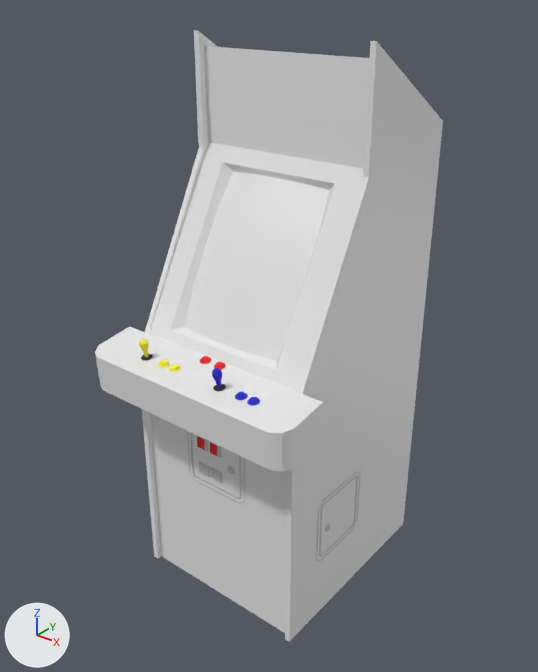
What one commit did to the Blender file Assets/_Project/AddressableResources/Games/Magic/magic-deniro-90-vert.blend.
Before and after are seen from a camera (50 mm lens) standing at (1.4, -1.77, 2.02) and looking at (0.0, -0.01, 0.92). The lights are fixed; the arrows at lower left show +X, +Y and +Z.

Objects in the first picture: 'magic-deniro-90-vert', 'magic-deniro-90-vert_generic', 'magic-deniro-90-vert_marquee', 'magic-deniro-90-vert_screen'.
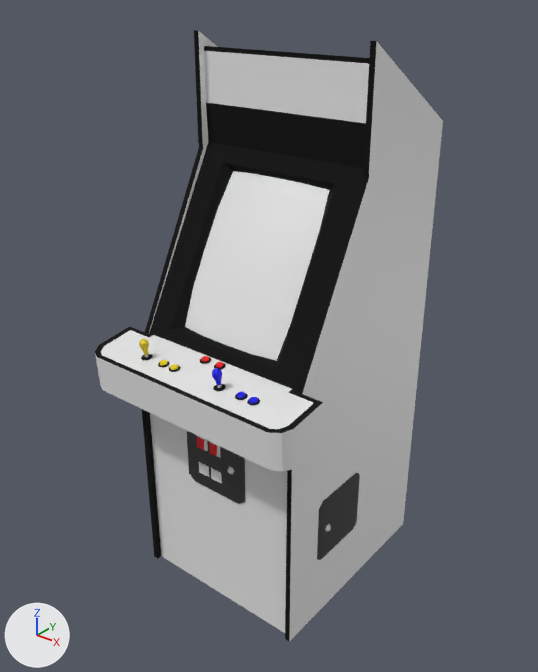
Where the newer file only moved an object's origin or applied its transform, the numbers keep the older frame.

Boxes (x1, y1, x2, y2) around the edits, measured in the pictures (538 x 672 px; the box of a moved part takes in the faces that stretch with it):
'magic-deniro-90-vert', recoloured, reshaped (white to black)
    both: (95, 30, 377, 641)
part 1 of me_magic_deniro_90_vert, deleted
    before: (314, 463, 363, 569)
part 2 of me_magic_deniro_90_vert, moved or reshaped
    both: (130, 142, 363, 641)
part 3 of me_magic_deniro_90_vert, recoloured
    both: (141, 354, 260, 405)
part 4 of me_magic_deniro_90_vert, recoloured
    both: (145, 355, 330, 531)
part 5 of me_magic_deniro_90_vert, recoloured
    both: (201, 356, 224, 456)
part 6 of me_magic_deniro_90_vert, recoloured
    both: (139, 339, 178, 370)
part 7 of me_magic_deniro_90_vert, recoloured
    both: (212, 368, 258, 403)
part 8 of me_magic_deniro_90_vert, recoloured (grey to black)
    both: (195, 475, 358, 557)
part 9 of me_magic_deniro_90_vert_003, cut back
    both: (101, 31, 380, 642)

What changed in the scene script:
```text
Change mat_denirosmagicblack:
    mat_denirosmagicblack.base_color: (0.8, 0.8, 0.8) -> (0.00902, 0.00902, 0.00902)  # white #e7e7e7 -> black #181818
Add mat_denirosmagicblue:
    mat_denirosmagicblue = principled_material('denirosmagicblue')
    mat_denirosmagicblue.base_color = (0.00021, 0.0, 0.8)  # blue #0100e7
Add mat_denirosmagicchrome:
    mat_denirosmagicchrome = principled_material('denirosmagicchrome')
    mat_denirosmagicchrome.base_color = (0.8, 0.8, 0.8)  # white #e7e7e7
    mat_denirosmagicchrome.roughness = 0.0
    mat_denirosmagicchrome.specular_ior_level = 1.0
Add mat_denirosmagicyellow:
    mat_denirosmagicyellow = principled_material('denirosmagicyellow')
    mat_denirosmagicyellow.base_color = (0.8, 0.604, 0.0)  # yellow #e7cc00
Add mat_denirosmagicmetalblack:
    mat_denirosmagicmetalblack = principled_material('denirosmagicmetalblack')
    mat_denirosmagicmetalblack.base_color = (0.0134, 0.0134, 0.0134)  # black #1f1f1f
    mat_denirosmagicmetalblack.roughness = 0.0
    mat_denirosmagicmetalblack.specular_ior_level = 1.0
Add mat_denirosmagicred:
    mat_denirosmagicred = principled_material('denirosmagicred')
    mat_denirosmagicred.base_color = (0.8, 0.0, 0.00666)  # red #e70013
Change me_magic_deniro_90_vert:
    remove me_magic_deniro_90_vert.from_pydata(...)  # 539 vertices, 473 faces; spans x -0.4..0.4, y -0.46..0.45, z 0.0..1.86
    add me_magic_deniro_90_vert.from_pydata(...)  # 553 vertices, 473 faces; spans x -0.4..0.4, y -0.46..0.45, z 0.0..1.86
    me_magic_deniro_90_vert part 1: the loose piece of 4 vertices spanning x 0.33, y -0.18..0.09, z 0.22..0.5 is deleted
    me_magic_deniro_90_vert part 2
    14 vertices are removed from x -0.13..0.33, y -0.31..0.45, z 0.23..0.72
    99 faces are deleted
    1 vertex moves within x 0.06, y -0.3, z 0.58
    26 vertices are added at x -0.32..0.33, y -0.31..0.45, z 0.0..0.71
    6 new vertices lie (0.0, 0.0, -0.1) away from vertices in x -0.12..0.13, y -0.3..-0.29, z 0.68
    44 new faces join them, mat_denirosmagicmetalblack (black #1f1f1f)
    25 new faces join them, mat_denirosmagicblack (black #181818)
    30 new faces join them, mat_denirosmagicchrome (white #e7e7e7)
    1 new face joins them, mat_denirosmagicred (red #e70013)
    me_magic_deniro_90_vert part 3: 72 faces spanning x -0.22..0.25, y -0.39..-0.27, z 0.92..0.94 switch from mat_denirosmagiccol (picture img_denirosmagiccol_tiff) to mat_denirosmagicblack (black #181818)
    me_magic_deniro_90_vert part 4: 34 faces spanning x -0.21..0.34, y -0.38..-0.1, z 0.34..0.94 switch from mat_denirosmagiccol (picture img_denirosmagiccol_tiff) to mat_denirosmagicchrome (white #e7e7e7)
    me_magic_deniro_90_vert part 5: 37 faces spanning x -0.04..0.04, y -0.31..-0.28, z 0.61..0.95 switch from mat_denirosmagiccol (picture img_denirosmagiccol_tiff) to mat_denirosmagicred (red #e70013)
    me_magic_deniro_90_vert part 6: 88 faces spanning x -0.22..-0.07, y -0.4..-0.36, z 0.93..0.99 switch from mat_denirosmagiccol (picture img_denirosmagiccol_tiff) to mat_denirosmagicyellow (yellow #e7cc00)
    me_magic_deniro_90_vert part 7: 88 faces spanning x 0.09..0.25, y -0.4..-0.36, z 0.93..0.99 switch from mat_denirosmagiccol (picture img_denirosmagiccol_tiff) to mat_denirosmagicblue (blue #0100e7)
    me_magic_deniro_90_vert part 8: 15 faces spanning x -0.11..0.33, y -0.3..0.08, z 0.25..0.71 switch from mat_denirosmagiccol (picture img_denirosmagiccol_tiff) to mat_denirosmagicmetalblack (black #1f1f1f)
Change me_magic_deniro_90_vert_003:
    remove me_magic_deniro_90_vert_003.from_pydata(...)  # 92 vertices, 70 faces; spans x -0.4..0.4, y -0.46..0.45, z 0.0..1.86
    add me_magic_deniro_90_vert_003.from_pydata(...)  # 78 vertices, 23 faces; spans x -0.4..0.4, y -0.46..0.45, z 0.0..1.86
    me_magic_deniro_90_vert_003 part 9
    14 vertices are removed from x -0.32..0.33, y -0.31..0.45, z 0.22..1.63
    54 faces are deleted
    7 new faces join them
```
